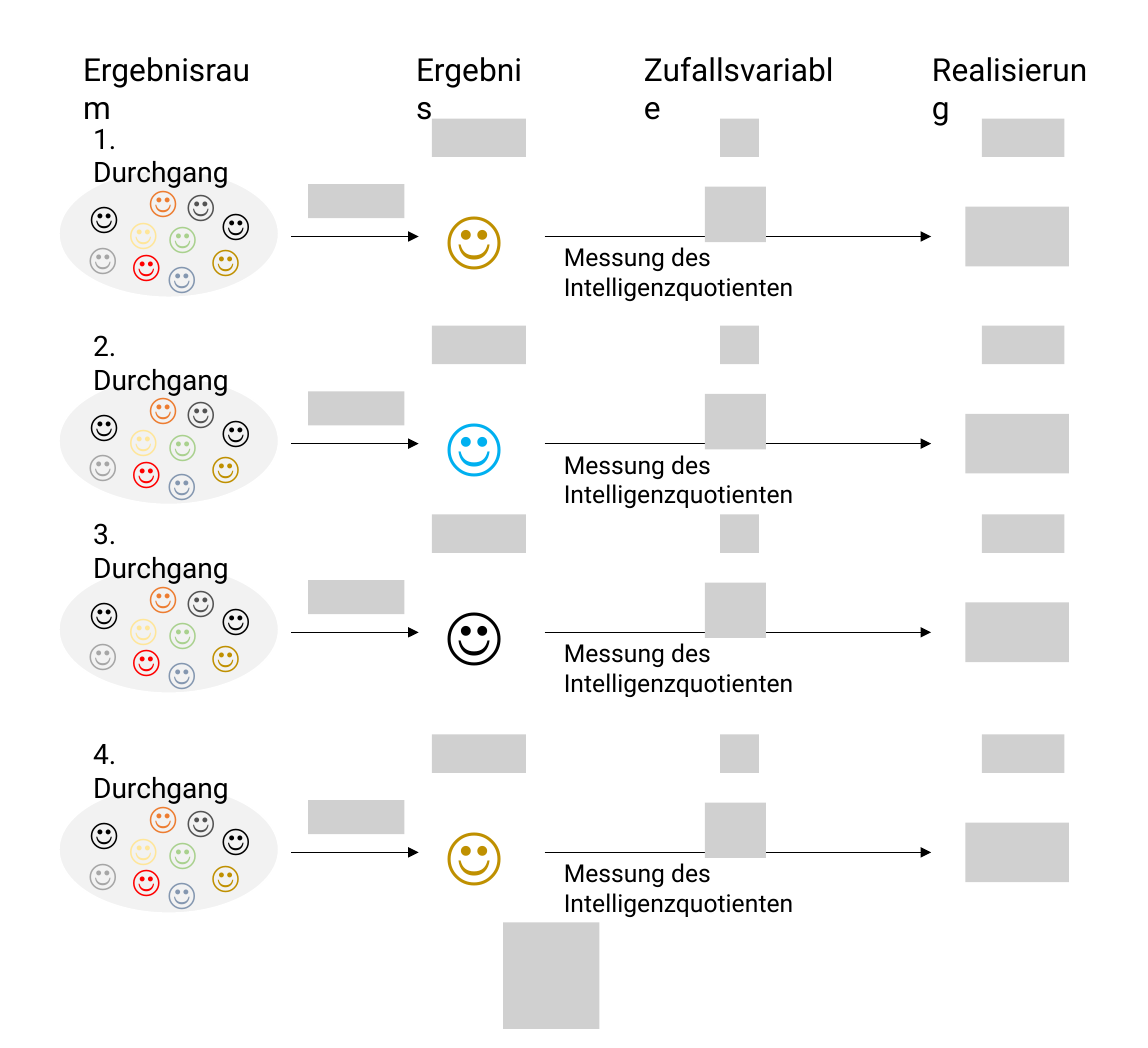
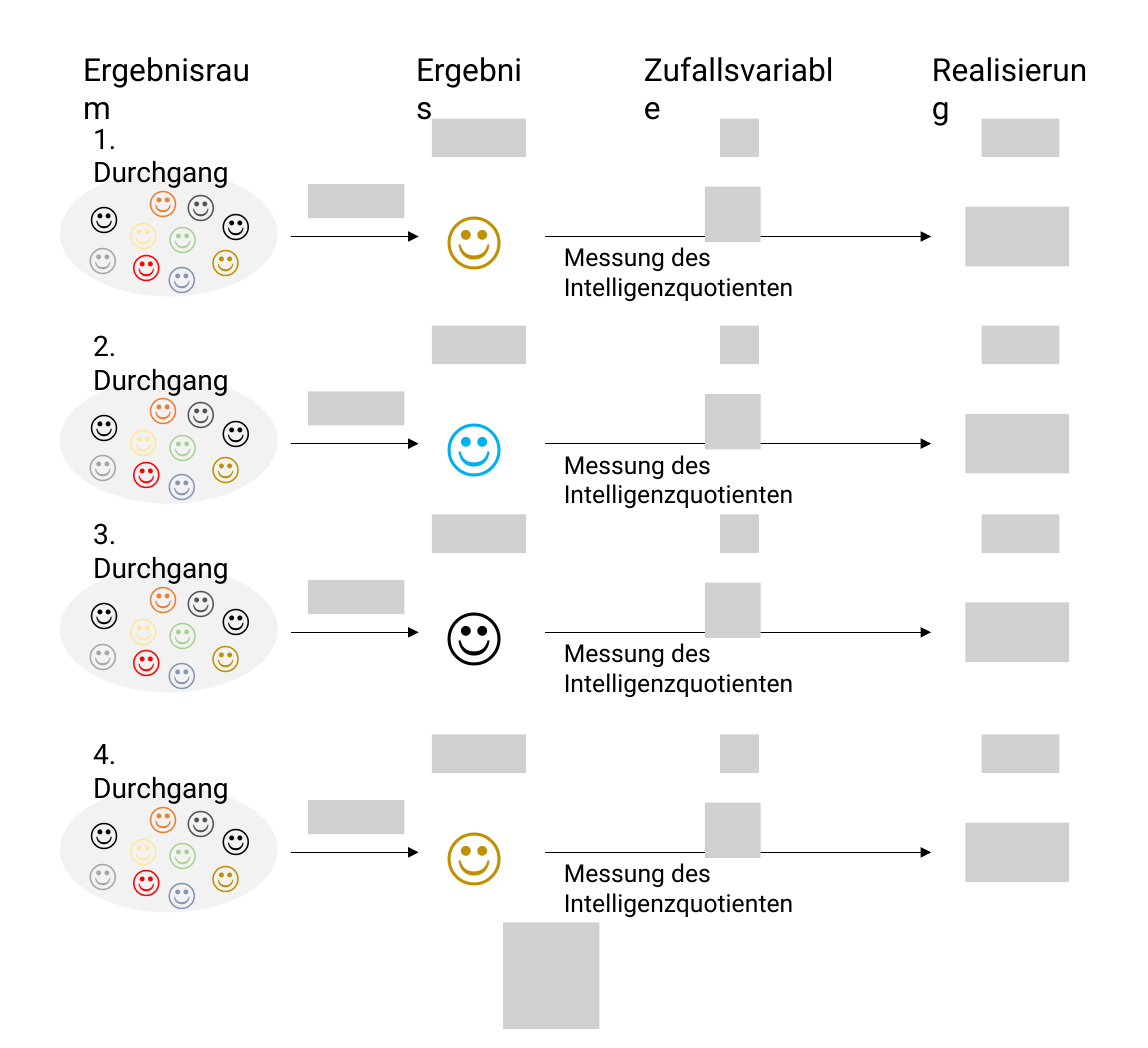
Before and after one commit to belindamef/WTFI-tut-23, a slide deck: slide 1 of Abbildungen/wtfi_4_zufallsvariable_messen.pptx. Drawn at 1148x1048 pixels with LibreOffice and Linux fonts; fonts in the diff are those of the drawing; grey boxes stand for pictures. Boxes give left, top, right and bottom in pixels: in the first picture for what was removed or moved away, otherwise in the second. Text is boxed around its words. In the diff, an @@ line names an element or a change of style, - is before the commit and + after.

```diff
--- a/Abbildungen/wtfi_4_zufallsvariable_messen.pptx
+++ b/Abbildungen/wtfi_4_zufallsvariable_messen.pptx
@@ picture: place and size @@
-picture at box(981, 119, 1063, 157)
+picture at box(981, 119, 1058, 157)
@@ picture: place and size @@
-picture at box(705, 186, 765, 242)
+picture at box(705, 186, 760, 242)
@@ picture: place and size @@
-picture at box(981, 326, 1063, 364)
+picture at box(981, 326, 1058, 364)
@@ picture: place and size @@
-picture at box(705, 394, 765, 450)
+picture at box(705, 394, 760, 450)
@@ picture: place and size @@
-picture at box(981, 514, 1063, 552)
+picture at box(981, 514, 1058, 552)
@@ picture: place and size @@
-picture at box(705, 583, 765, 639)
+picture at box(705, 583, 760, 639)
@@ picture: place and size @@
-picture at box(981, 734, 1063, 772)
+picture at box(981, 734, 1058, 772)
@@ picture: place and size @@
-picture at box(705, 802, 765, 858)
+picture at box(705, 802, 760, 858)
```
Also in this commit, not shown: 25 other files.
